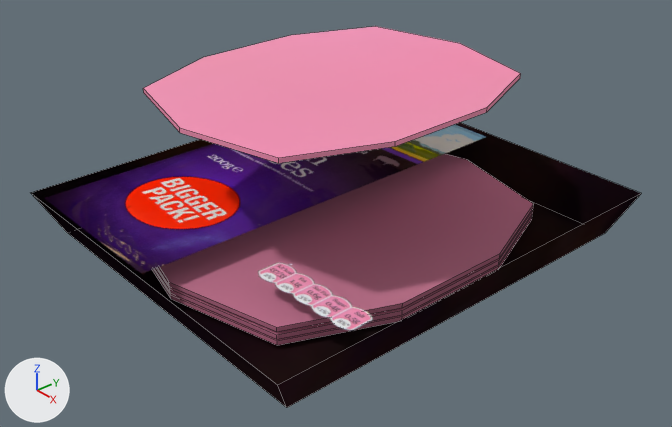
The Blender file Objects/Ham/Ham.blend as it was, and as the next commit left it.
Camera for both pictures: a camera (50 mm lens) standing at (0.273, -0.237, 0.194) and looking at (0.009, -0.007, 0.006). The lights are fixed; the arrows at lower left show +X, +Y and +Z. Mesh edges are drawn as thin lines.

The first picture shows 'E2_S3_LI', 'HamSlice'.
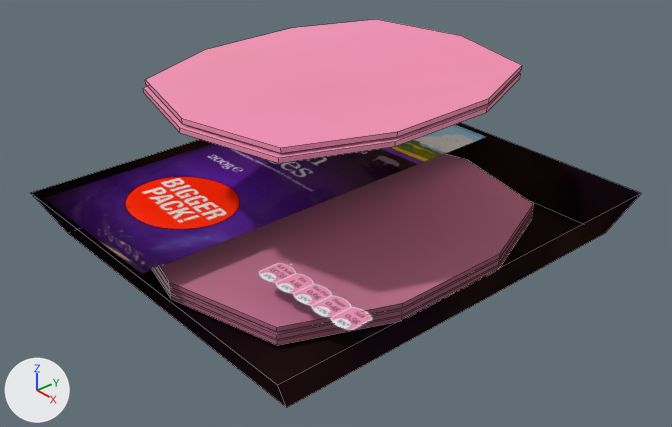
Patch to the scene script:
```diff
--- a/Objects/Ham/Ham.blend.py
+++ b/Objects/Ham/Ham.blend.py
@@ me_cube_004 @@
 me_cube_004.from_pydata(...)  # 20 vertices, 12 faces; spans x -0.8..0.8, y -0.86..0.86, z -0.19..0.01
 # used by ob_hamslice; location = (0.0, 0.0, 0.0615); scale = (0.075, 0.0877, 0.01)
+# me_cube_004 part 1: the loose piece of 20 vertices spanning x -0.8..0.8, y -0.86..0.86, z -0.19..0.01 is copied, and the copy is moved by (-0.01, 0.02, 0.29); it spans x -0.81..0.79, y -0.84..0.87, z 0.1..0.3
 me_cube_004.materials.append(mat_ham)
```

Pixel boxes [x1, y1, x2, y2] of what changed, in the pictures (672 x 427 px):
'HamSlice', reshaped
    before: [143, 26, 521, 163]
    after: [143, 19, 522, 163]
part 1 of me_cube_004, added
    after: [145, 19, 522, 153]
